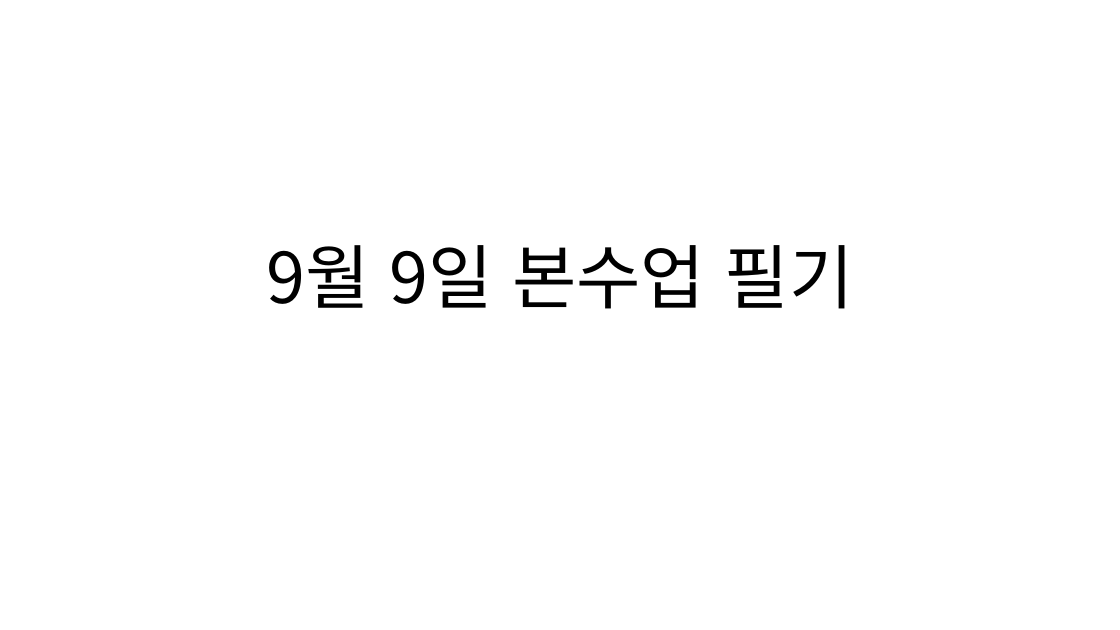
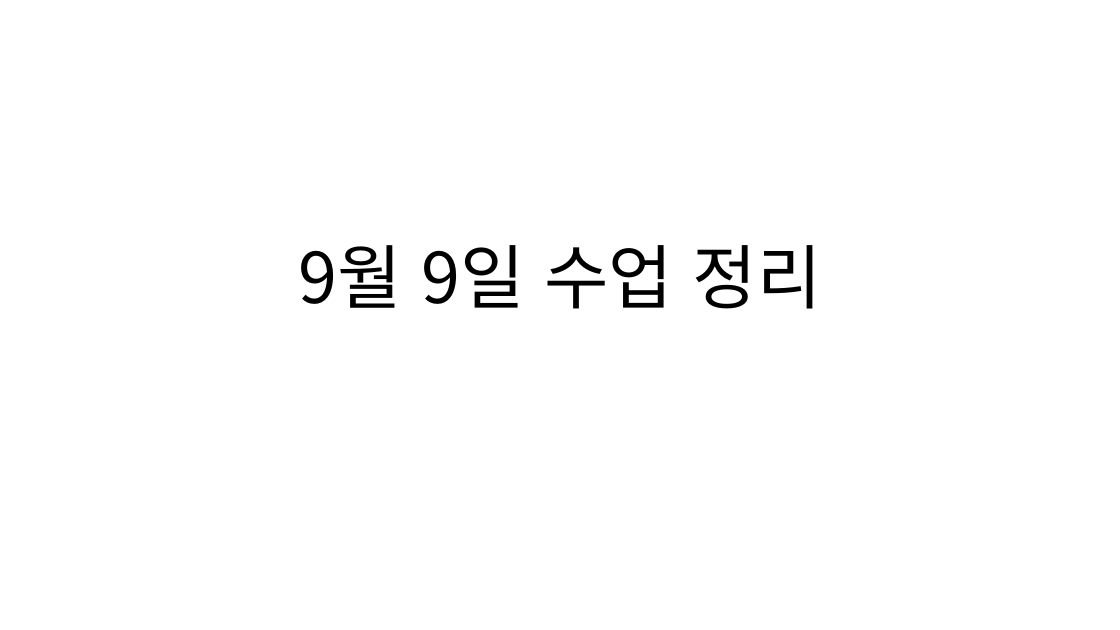
Before and after one commit to ycs-wikim/2024_vcpp1, a slide deck: slide 1 of 0909_수업정리.pptx. Drawn at 1120x630 pixels with LibreOffice and Linux fonts; fonts in the diff are those of the drawing. Boxes give left, top, right and bottom in pixels: in the first picture for what was removed or moved away, otherwise in the second. Text is boxed around its words. In the diff, an @@ line names an element or a change of style, - is before the commit and + after.

```diff
--- a/0909_수업정리.pptx
+++ b/0909_수업정리.pptx
@@ title at bbox=[299, 245, 822, 309]: text changed @@
-9월 9일 본수업 필기
+9월 9일 수업 정리
```
Also in this commit, not shown: 4 slides added, 11 other files.
